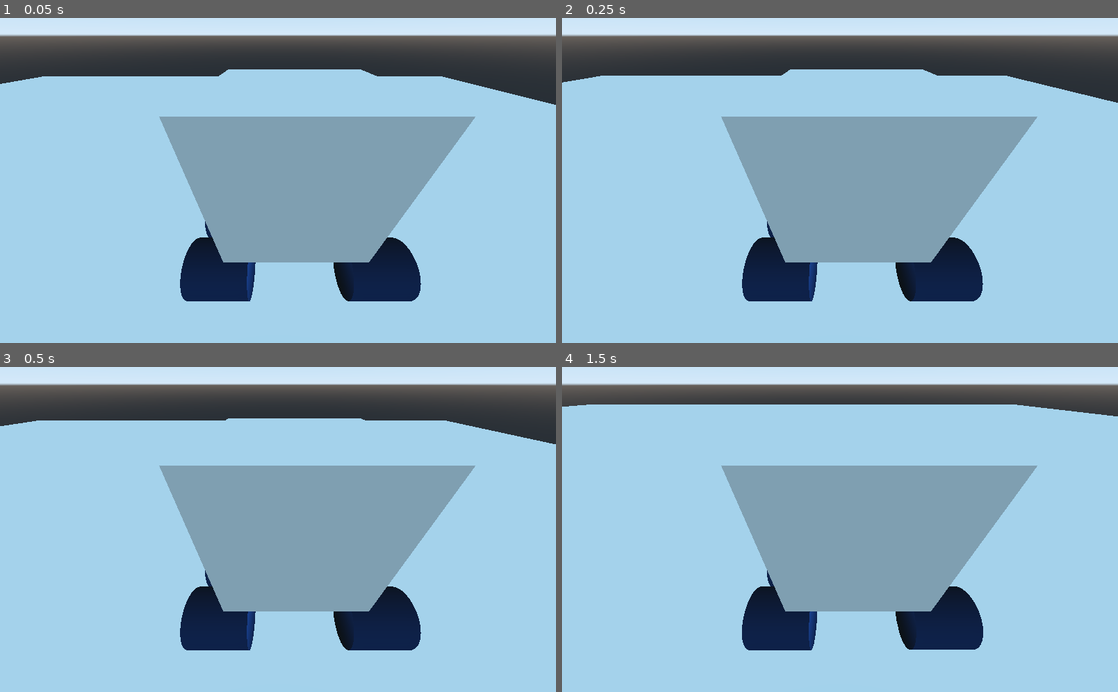
Above: before the commit, frames 1-4 (two rows, left to right).
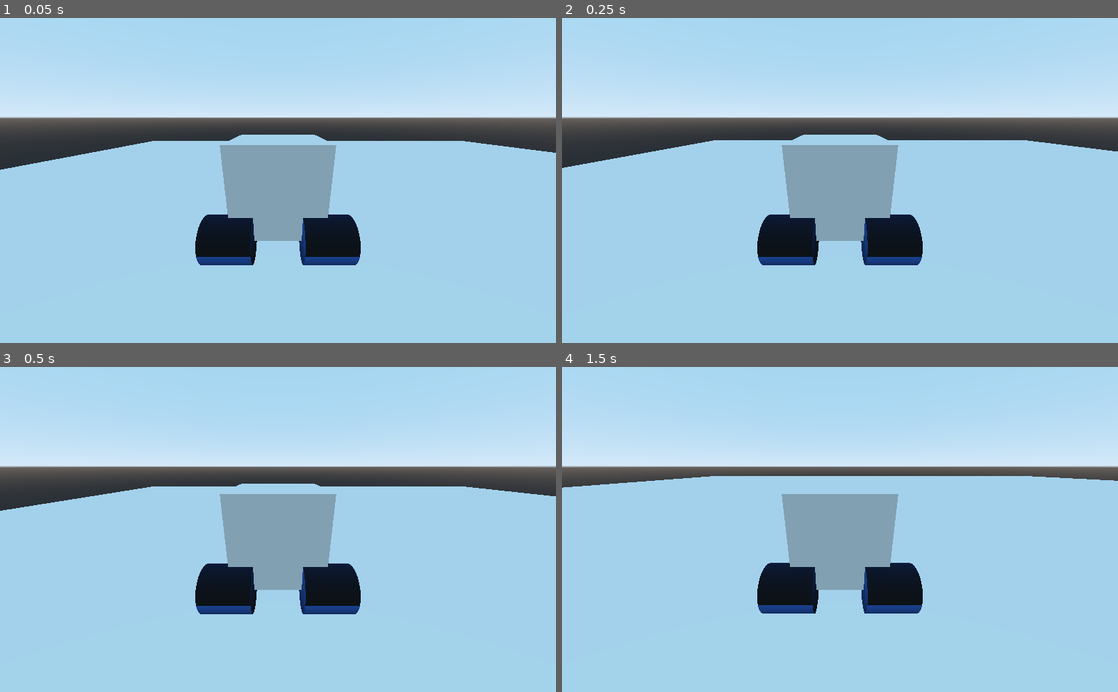
Above: after the commit, the same moments.

Repository: Lurkki14/TorpedoAlliance
Game: Godot game, scene res://Spatial.tscn
The game is run twice, just before and just after one commit, with the same random seed, the same clock (stepped at 60 frames per second) and the same inputs.
Inputs:
- Up to frame 1 (0.05 s): no input
- Up to frame 2 (0.25 s): no input
- Up to frame 3 (0.5 s): no input
- Up to frame 4 (1.5 s): tap Enter at 0.5 s

The runs differ from the first frame. In frame 1, 49% of the frame differs, in the area x 0-100%, y 0-88%; in frame 2, 49%; in frame 3, 47%; in frame 4, 40%.

Commit message:
make the car suck less

Diff:
--- a/Car.tscn
+++ b/Car.tscn
@@ -38,46 +38,45 @@
 shape = SubResource( 2 )
 
 [node name="Camera" type="Camera" parent="VehicleBody"]
-transform = Transform( 1, 0, 0, 0, 0.766044, 0.642788, 0, -0.642788, 0.766044, -0.794274, 1.77729, 2.57705 )
+transform = Transform( -1, 2.99003e-08, -8.21505e-08, 0, 0.939693, 0.34202, 8.74228e-08, 0.34202, -0.939693, 0, 1, -4 )
 fov = 86.4004
 
 [node name="MeshInstance" type="MeshInstance" parent="VehicleBody"]
-transform = Transform( 1, 0, 0, 0, 1, 0, 0, 0, 1, -0.545386, 0.381508, 0.479594 )
+transform = Transform( 1, 0, 0, 0, 1, 0, 0, 0, 1, 0, -0.443, 0 )
 mesh = SubResource( 3 )
 material/0 = null
 
-[node name="VehicleWheel" type="VehicleWheel" parent="VehicleBody"]
-transform = Transform( 1, 0, 0, 0, 1, 0, 0, 0, 1, 0.847837, -1.24755, 0.054774 )
+[node name="rearLeft" type="VehicleWheel" parent="VehicleBody"]
+transform = Transform( 1, 0, 0, 0, 1, 0, 0, 0, 1, 1, -1.248, -1 )
 use_as_traction = true
 use_as_steering = true
 
-[node name="CSGMesh2" type="CSGMesh" parent="VehicleBody/VehicleWheel"]
+[node name="CSGMesh2" type="CSGMesh" parent="VehicleBody/rearLeft"]
 transform = Transform( -2.18557e-08, -0.5, 0, 0.5, -2.18557e-08, 0, 0, 0, 0.5, 0, 0, 0 )
-mesh = SubResource( 4 )
+mesh = SubResource( 7 )
 
-[node name="VehicleWheel3" type="VehicleWheel" parent="VehicleBody"]
-transform = Transform( 1, 0, 0, 0, 1, 0, 0, 0, 1, -1.75929, -1.24755, 1.20383 )
+[node name="frontRight" type="VehicleWheel" parent="VehicleBody"]
+transform = Transform( 1, 0, 0, 0, 1, 0, 0, 0, 1, -1, -1.248, 1 )
 use_as_traction = true
 use_as_steering = true
 
-[node name="CSGMesh" type="CSGMesh" parent="VehicleBody/VehicleWheel3"]
+[node name="CSGMesh" type="CSGMesh" parent="VehicleBody/frontRight"]
 transform = Transform( -2.18557e-08, -0.5, 0, 0.5, -2.18557e-08, 0, 0, 0, 0.5, 0, 0, 0 )
-mesh = SubResource( 4 )
+mesh = SubResource( 7 )
 
-[node name="VehicleWheel2" type="VehicleWheel" parent="VehicleBody"]
-transform = Transform( 1, 0, 0, 0, 1, 0, 0, 0, 1, -1.75929, -1.24755, 0.054774 )
+[node name="rearRight" type="VehicleWheel" parent="VehicleBody"]
+transform = Transform( 1, 0, 0, 0, 1, 0, 0, 0, 1, -1, -1.248, -1 )
 use_as_traction = true
 use_as_steering = true
 
-[node name="CSGMesh2" type="CSGMesh" parent="VehicleBody/VehicleWheel2"]
+[node name="CSGMesh2" type="CSGMesh" parent="VehicleBody/rearRight"]
 transform = Transform( -2.18557e-08, -0.5, 0, 0.5, -2.18557e-08, 0, 0, 0, 0.5, 0, 0, 0 )
-mesh = SubResource( 4 )
+mesh = SubResource( 7 )
 
-[node name="VehicleWheel4" type="VehicleWheel" parent="VehicleBody"]
-transform = Transform( 1, 0, 0, 0, 1, 0, 0, 0, 1, 0.845234, -1.24755, 1.20245 )
+[node name="frontLeft" type="VehicleWheel" parent="VehicleBody"]
+transform = Transform( 1, 0, 0, 0, 1, 0, 0, 0, 1, 1, -1.248, 1 )
 use_as_traction = true
-use_as_steering = true
 
-[node name="CSGMesh3" type="CSGMesh" parent="VehicleBody/VehicleWheel4"]
+[node name="CSGMesh3" type="CSGMesh" parent="VehicleBody/frontLeft"]
 transform = Transform( -2.18557e-08, -0.5, 0, 0.5, -2.18557e-08, 0, 0, 0, 0.5, 0, 0, 0 )
-mesh = SubResource( 4 )
+mesh = SubResource( 7 )
--- a/VehicleBody.gd
+++ b/VehicleBody.gd
@@ -1,18 +1,35 @@
 extends VehicleBody
 
-# Declare member variables here. Examples:
-# var a = 2
-# var b = "text"
+func rotation(event : InputEventKey):
+	match char(event.scancode):
+		"A": return 0.8
+		"D": return -0.8
+	return 0
+
+func force(event : InputEventKey):
+	match char(event.scancode):
+		"W": return 400
+		"S": return -400
+	return 0
 
 # Called when the node enters the scene tree for the first time.
 func _ready():
-	set_max_contacts_reported(3)
+	set_engine_force(0)
 
 # Called every frame. 'delta' is the elapsed time since the previous frame.
-#func _process(delta):
+func _process(delta):
+	print("engine force: ", get_engine_force(), " steering: ", get_steering())
 
 func _input(event):
-	if event is InputEventKey and event.is_pressed() and char(event.scancode) == "W":
-		engine_force = 300
-	if event is InputEventKey and event.is_pressed() and char(event.scancode) == "A":
-		steering = -0.8
+	if event is InputEventKey and event.is_pressed():
+		if rotation(event) != NAN:
+			print("setting steering to ", rotation(event))
+			set_steering(rotation(event))
+
+		if force(event) != NAN:
+			print("setting force to ", force(event))
+			set_engine_force(force(event))
+
+	if event is InputEventKey and not event.is_pressed():
+		set_steering(0)
+		set_engine_force(0)
Not shown: 1 places in Car.tscn that only renumber resources
